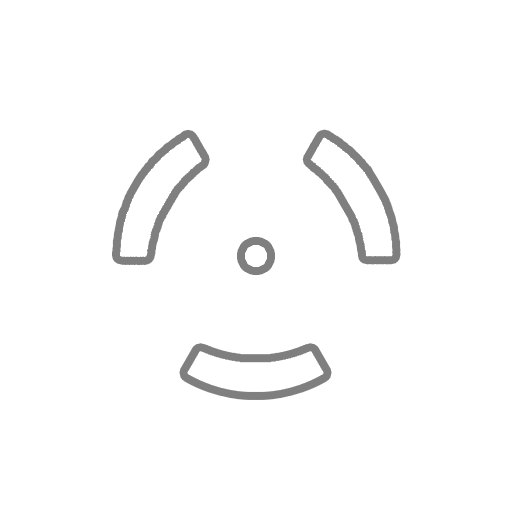
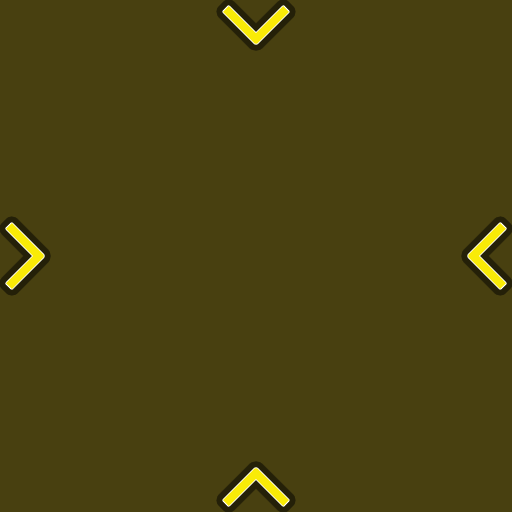
Revision of a layered 512 x 512 image; what changed, layer by layer:
hid group "Desolator" (17 layers), moved it above "OverlayYellow" over [41, 69, 471, 478]
showed group "OverlayYellow" (50 layers) over [6, 6, 506, 506]
added group "Indicator Dash Inner Reverse copy" with 10 layers in group "OverlayYellow" over [6, 6, 506, 506]
added group "rectangle bak copy 4" (3rd of 3, in "OverlayYellow" › "Indicator Dash Inner Reverse copy") with 4 layers in group "Indicator Dash Inner Reverse copy" over [223, 6, 289, 506]
added layer "Rectangle 1 copy" (5th of 6, in "OverlayYellow" › "Indicator Dash Inner Reverse copy" › "rectangle bak copy 4") in group "rectangle bak copy 4" over [251, 468, 289, 506]
added layer "Rectangle 1 copy 13" (5th of 6, in "OverlayYellow" › "Indicator Dash Inner Reverse copy" › "rectangle bak copy 4") in group "rectangle bak copy 4" over [223, 468, 261, 506]
added layer "Rectangle 1" (7th of 15, in "OverlayYellow" › "Indicator Dash Inner Reverse copy" › "rectangle bak copy 4") in group "rectangle bak copy 4" over [251, 6, 289, 44]
added layer "Rectangle 1 copy 8" (7th of 15, in "OverlayYellow" › "Indicator Dash Inner Reverse copy" › "rectangle bak copy 4") in group "rectangle bak copy 4" over [223, 6, 261, 44]
added group "rectangle bak copy 5" (2nd of 2, in "OverlayYellow" › "Indicator Dash Inner Reverse copy") with 4 layers in group "Indicator Dash Inner Reverse copy" over [6, 223, 506, 289]
added layer "Rectangle 1 copy" (6th of 6, in "OverlayYellow" › "Indicator Dash Inner Reverse copy" › "rectangle bak copy 5") in group "rectangle bak copy 5" over [6, 251, 44, 289]
added layer "Rectangle 1 copy 13" (6th of 6, in "OverlayYellow" › "Indicator Dash Inner Reverse copy" › "rectangle bak copy 5") in group "rectangle bak copy 5" over [6, 223, 44, 261]
showed "Layer 0" over [0, 0, 512, 512]
…and 2 more changes (2 added)
